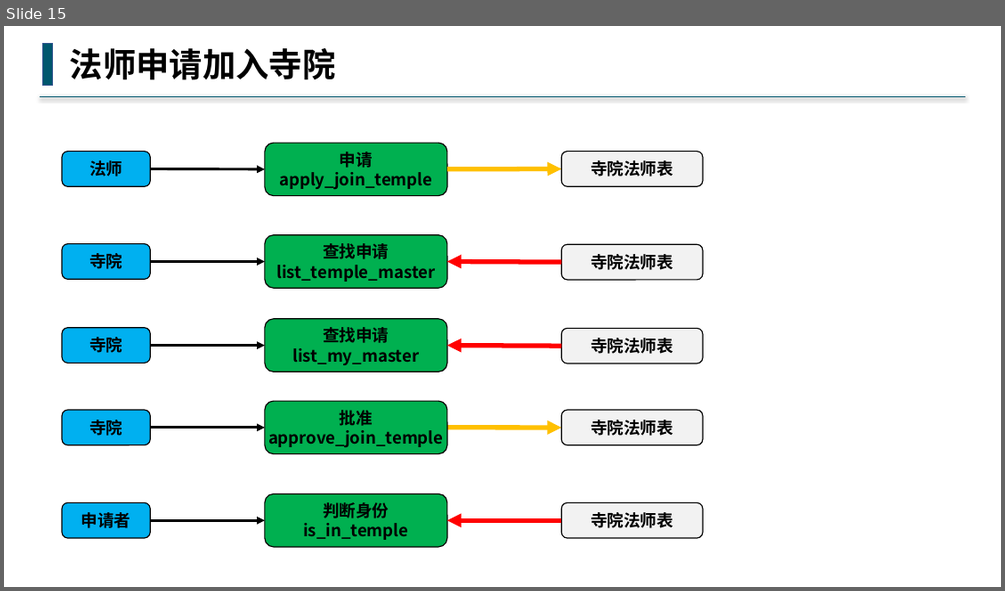
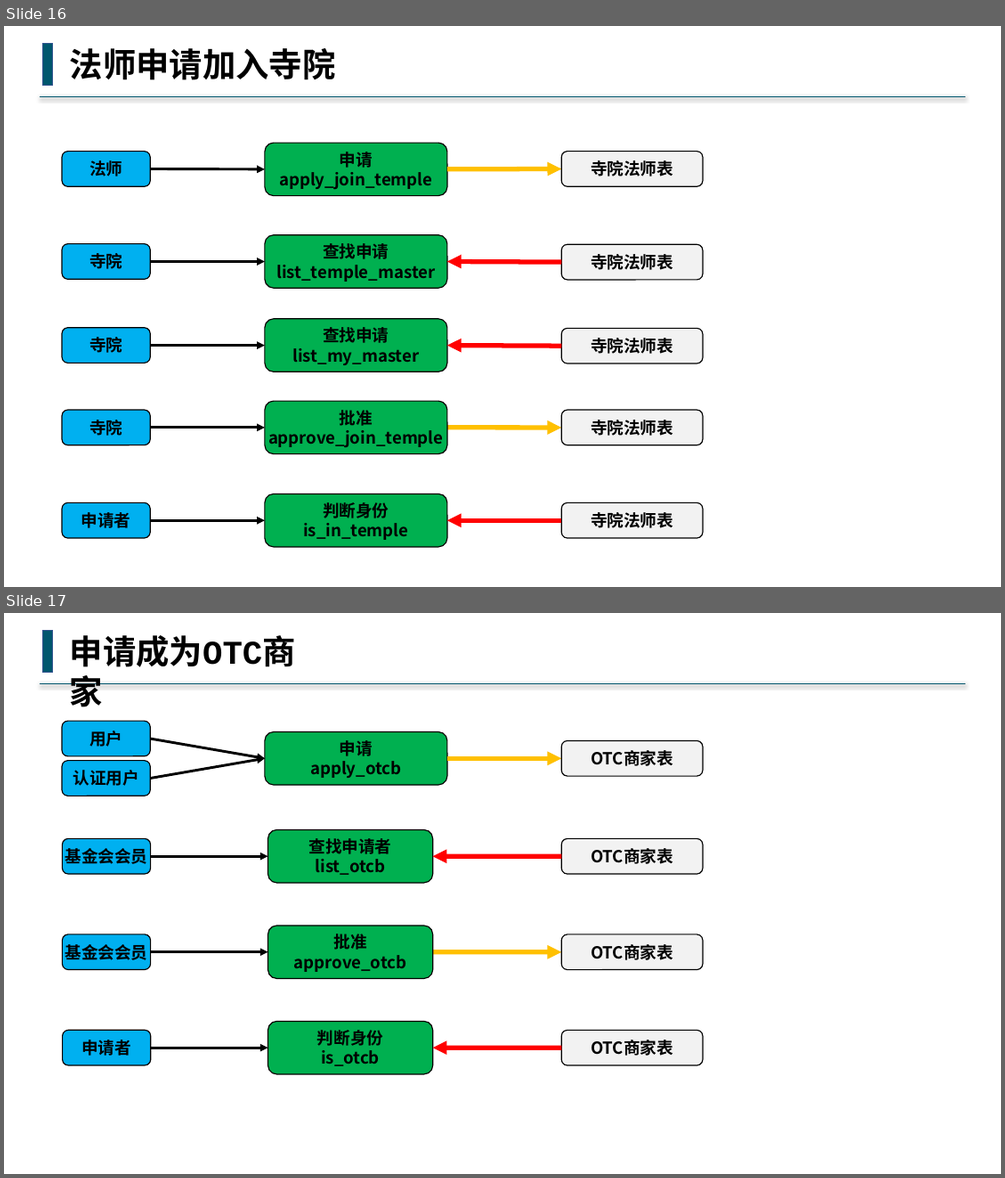
Before and after one commit to buddhachain/buddhaContract, a slide deck: doc/02.身份.pptx. Shown one above the other, each under a label of ours: slide 15 before the commit, slides 16 and 17 after it. The pictures are 1005x591 and 1005x1178 pixels, drawn with LibreOffice and Linux fonts; fonts in the diff are those of the drawing. Boxes give left, top, right and bottom in pixels: in the first picture for what was removed or moved away, otherwise in the second. Text is boxed around its words. In the diff, an @@ line names an element or a change of style, - is before the commit and + after.

Commit message:
otc商家身份设计

```diff
--- a/doc/02.身份.pptx
+++ b/doc/02.身份.pptx
@@ slide 17 added at bbox=[4, 613, 1001, 1174], background #FFFFFF @@
@@ rectangle added at bbox=[43, 630, 53, 672], fill #00576E, outline #325491 1 pt @@
@@ text added at bbox=[70, 635, 296, 667], 32 pt, text #000000, bold @@
+申请成为OTC商家
@@ line added from (966, 684) to (39, 684), #00576E 1.5 pt @@
@@ rounded rectangle added at bbox=[62, 721, 150, 755], fill #00B0F0, outline #000000 1 pt, 16 pt, text #000000, bold @@
+用户
@@ arrow added from (151, 738) to (265, 758), #000000 2.5 pt @@
@@ rounded rectangle added at bbox=[265, 732, 447, 785], fill #00B050, outline #000000 1 pt, 16 pt, text #000000, bold @@
+申请
+apply_otcb
@@ rounded rectangle added at bbox=[562, 741, 704, 776], fill #F2F2F2, outline #000000 1 pt, 16 pt, text #000000, bold @@
+OTC商家表
@@ rounded rectangle added at bbox=[62, 761, 150, 795], fill #00B0F0, outline #000000 1 pt, 16 pt, text #000000, bold @@
+认证用户
@@ arrow added from (151, 779) to (265, 758), #000000 2.5 pt @@
@@ arrow added from (447, 758) to (562, 758), #FFC000 4.5 pt @@
@@ rounded rectangle added at bbox=[63, 839, 151, 874], fill #00B0F0, outline #000000 1 pt, 16 pt, text #000000, bold @@
+基金会会员
@@ rounded rectangle added at bbox=[268, 830, 432, 883], fill #00B050, outline #000000 1 pt, 16 pt, text #000000, bold @@
+查找申请者
+list_otcb
@@ rounded rectangle added at bbox=[562, 839, 704, 874], fill #F2F2F2, outline #000000 1 pt, 16 pt, text #000000, bold @@
+OTC商家表
@@ arrow added from (151, 856) to (268, 856), #000000 2.5 pt @@
@@ arrow added from (562, 856) to (432, 856), #FF0000 4.5 pt @@
@@ rounded rectangle added at bbox=[268, 925, 432, 979], fill #00B050, outline #000000 1 pt, 16 pt, text #000000, bold @@
+批准
+approve_otcb
@@ rounded rectangle added at bbox=[63, 934, 151, 970], fill #00B0F0, outline #000000 1 pt, 16 pt, text #000000, bold @@
+基金会会员
@@ arrow added from (151, 952) to (268, 952), #000000 2.5 pt @@
@@ arrow added from (432, 952) to (562, 952), #FFC000 4.5 pt @@
@@ rounded rectangle added at bbox=[562, 934, 704, 970], fill #F2F2F2, outline #000000 1 pt, 16 pt, text #000000, bold @@
+OTC商家表
@@ rounded rectangle added at bbox=[63, 1030, 151, 1065], fill #00B0F0, outline #000000 1 pt, 16 pt, text #000000, bold @@
+申请者
@@ rounded rectangle added at bbox=[268, 1022, 432, 1074], fill #00B050, outline #000000 1 pt, 16 pt, text #000000, bold @@
+判断身份
+is_otcb
@@ rounded rectangle added at bbox=[562, 1030, 704, 1065], fill #F2F2F2, outline #000000 1 pt, 16 pt, text #000000, bold @@
+OTC商家表
@@ arrow added from (151, 1047) to (268, 1047), #000000 2.5 pt @@
@@ arrow added from (562, 1047) to (432, 1047), #FF0000 4.5 pt @@
@@ what was slide 15 is now slide 16 @@
```
Also in this commit, not shown: 2 slides changed, 1 other slide added, 2 other files.
